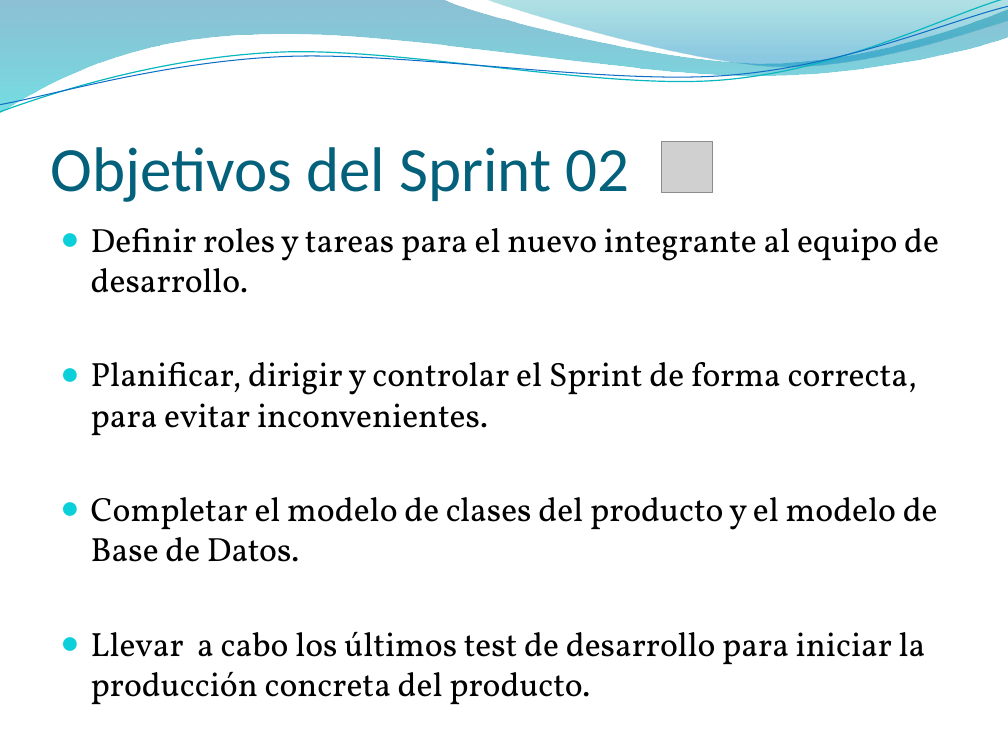
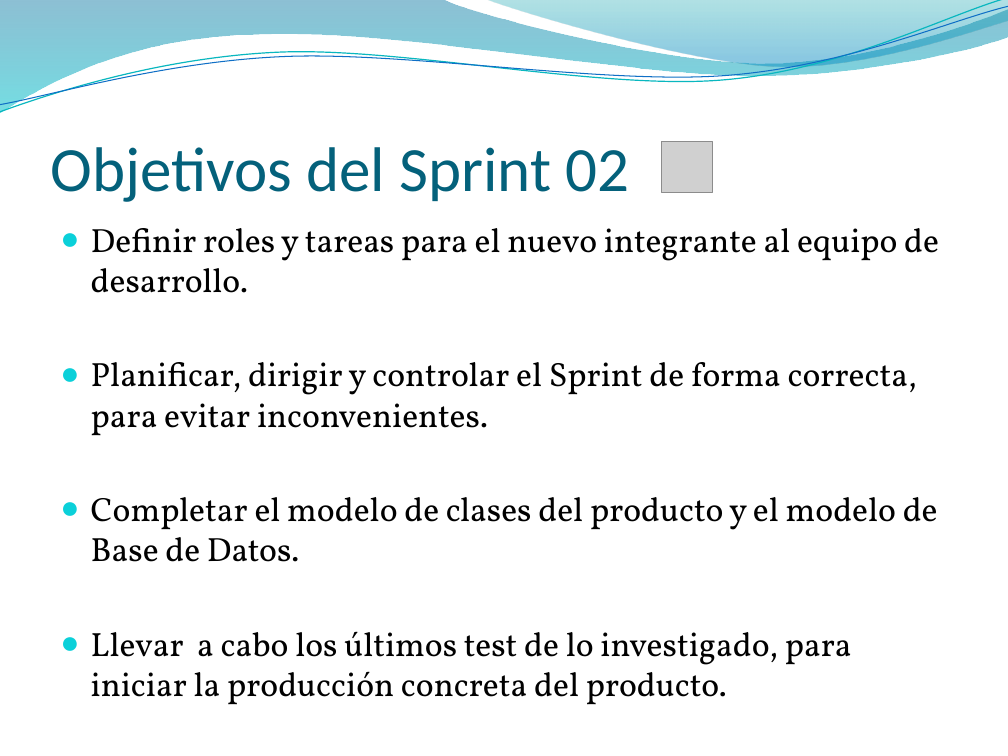
Before and after one commit to elcapo04/utn-frc-dlc-2011-liberal-peker, a slide deck: slide 3 of Proyecto final/SprintsDevelopment/Branch 02/DocumentosAEntregar/Sprint 02.pptx. Drawn at 1008x756 pixels with LibreOffice and Linux fonts; fonts in the diff are those of the drawing; grey boxes stand for pictures; background and template pictures are left out. Boxes give left, top, right and bottom in pixels: in the first picture for what was removed or moved away, otherwise in the second. Text is boxed around its words. In the diff, an @@ line names an element or a change of style, - is before the commit and + after.

```diff
--- a/Proyecto final/SprintsDevelopment/Branch 02/DocumentosAEntregar/Sprint 02.pptx
+++ b/Proyecto final/SprintsDevelopment/Branch 02/DocumentosAEntregar/Sprint 02.pptx
@@ text at (91,631,852,705): text changed @@
-● Llevar a cabo los últimos test de desarrollo para iniciar la producción concreta del producto.
+● Llevar a cabo los últimos test de lo investigado, para iniciar la producción concreta del producto.
```
Also in this commit, not shown: 2 other slides changed.
